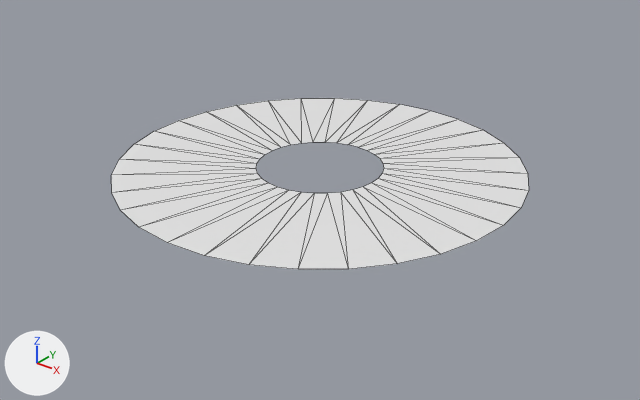
The glTF model Asset/sfx/charge_effect/charge_effect.glb: old version first, new version second.
Both versions are drawn from a 50 mm camera at (2.83, -3.54, 2.27) aimed at (0.05, -0.06, 0.12). The lights are fixed; the arrows at lower left show +X, +Y and +Z. The picture after the commit comes second. Mesh edges are drawn as thin lines. Vertices at exactly the same position are counted once.

The scene before the commit, as lines of its bpy script (objects in view):
```python
me_cylinder = bpy.data.meshes.new('Cylinder')
me_cylinder.from_pydata(...)  # 64 vertices, 64 faces; spans x -1.14..1.14, y -1.14..1.14, z 0.0
me_cylinder.materials.append(mat_hero02_body)  # white #e7e7e7
ob_charge_effect = bpy.data.objects.new('charge_effect', me_cylinder)
ob_charge_effect.location = (0.0, 0.0, 0.287)
```
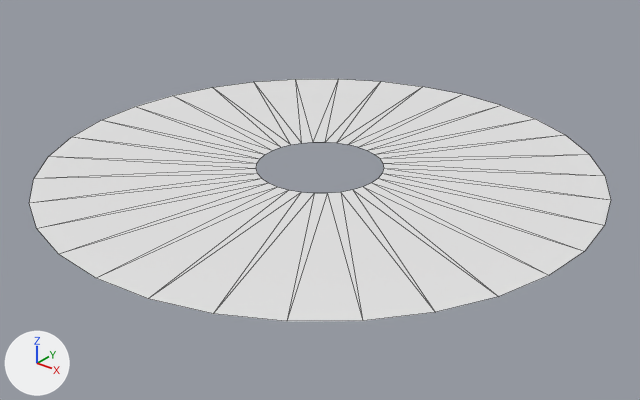
Location of each change, (x1, y1, x2, y2) in pixels of the pictures (640 x 400 px):
'charge_effect', reshaped (39% wider, 41% taller)
    before: (111, 98, 529, 269)
    after: (29, 79, 611, 321)

The change, as a list of edits to the scene's bpy script:
```text
Change me_cylinder:
    used by ob_charge_effect; location = (0.0, 0.0, 0.287)
    remove me_cylinder.from_pydata(...)  # 64 vertices, 64 faces; spans x -1.14..1.14, y -1.14..1.14, z 0.0
    add me_cylinder.from_pydata(...)  # 64 vertices, 64 faces; spans x -1.55..1.55, y -1.55..1.55, z 0.0
    me_cylinder part 1: 32 of the vertices in x -1.14..1.14, y -1.14..1.14, z 0.0 are scaled about their middle by (1.36, 1.36, 1)
```
